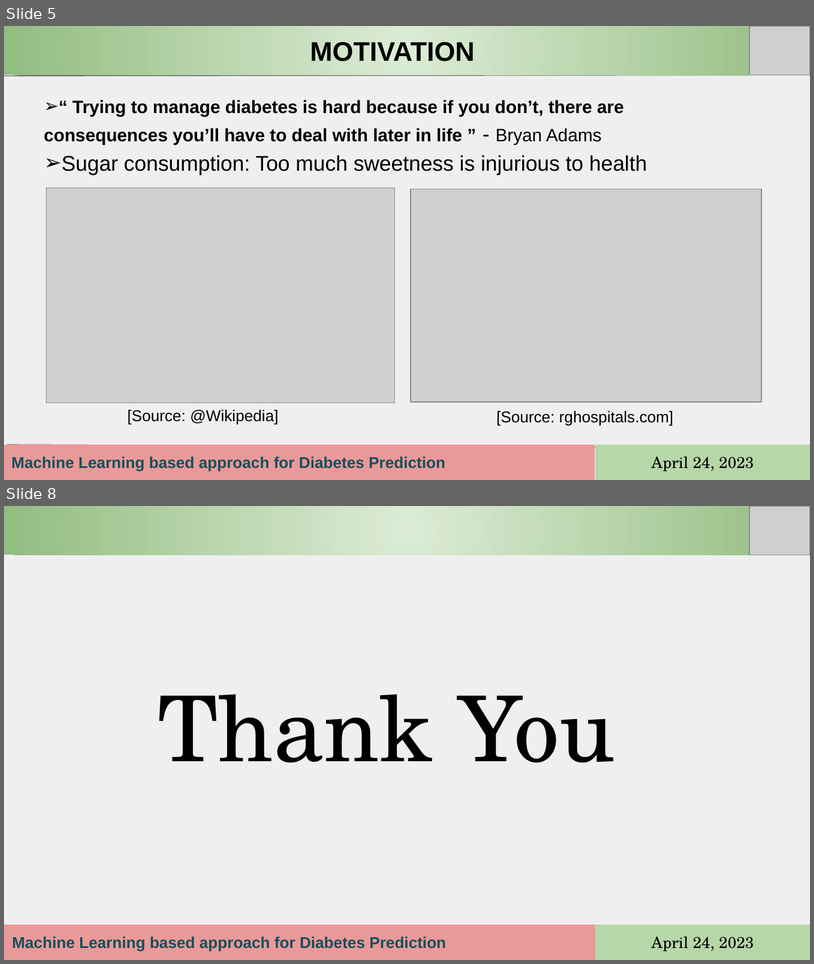
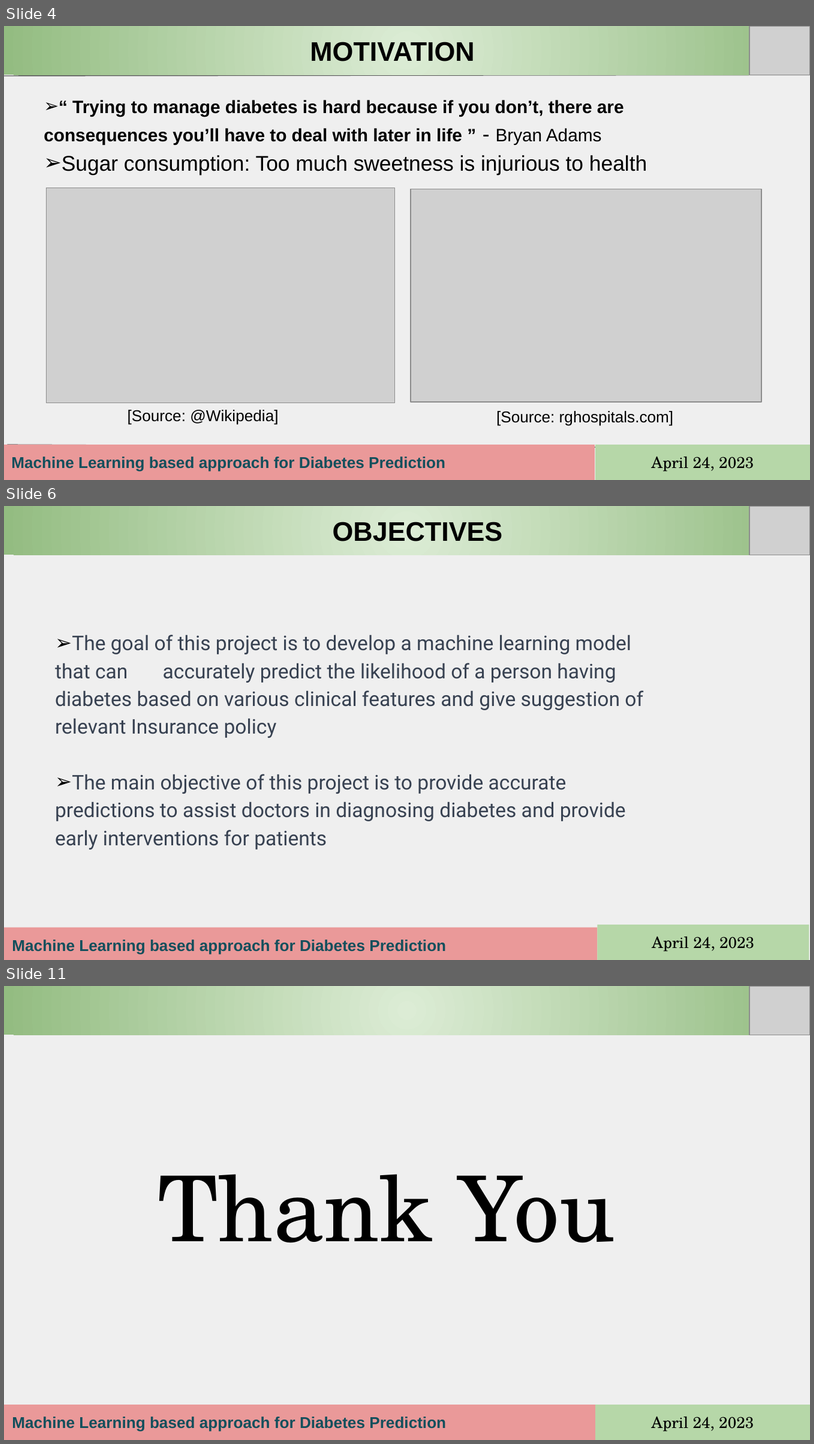
Before and after one commit to Amarjeet2909/Application-of-ML-based-Diabetes-Prediction-model, a slide deck: Progress Presentation_Amarjeet.pptx. Shown one above the other, each under a label of ours: slides 5 and 8 before the commit, slides 4, 6 and 11 after it; the slides between them are not shown. The pictures are 814x964 and 814x1444 pixels, drawn with LibreOffice and Linux fonts; fonts in the diff are those of the drawing; grey boxes stand for pictures. Boxes give left, top, right and bottom in pixels: in the first picture for what was removed or moved away, otherwise in the second. Text is boxed around its words. In the diff, an @@ line names an element or a change of style, - is before the commit and + after.

```diff
--- a/Progress Presentation_Amarjeet.pptx
+++ b/Progress Presentation_Amarjeet.pptx
@@ slide 6 added at [4, 506, 810, 960], background #EFEFEF @@
@@ rectangle added at [4, 506, 810, 555], fill gradient #DCECD5 to #93BC81, 24 pt, text #000000, bold @@
+OBJECTIVES
@@ picture added at [750, 506, 810, 555] @@
@@ text added at [55, 634, 644, 821], 18 pt, text #374151 @@
+➢ The goal of this project is to develop a machine learning model that can accurately predict the likelihood of a person having diabetes based on various clinical features and give suggestion of relevant Insurance policy
+➢ The main objective of this project is to provide accurate predictions to assist doctors in diagnosing diabetes and provide early interventions for patients
@@ rectangle added at [4, 927, 597, 960], fill #EA9999, 14 pt, text #134F5C, bold @@
+Machine Learning based approach for Diabetes Prediction
@@ rectangle added at [597, 925, 810, 960], fill #B6D7A8, 14 pt, text #000000 @@
+April 24, 2023
@@ what was slide 5 is now slide 4 @@
@@ what was slide 8 is now slide 11 @@
```
Also in this commit, not shown: 6 slides changed, 2 other slides added, 1 other file.
